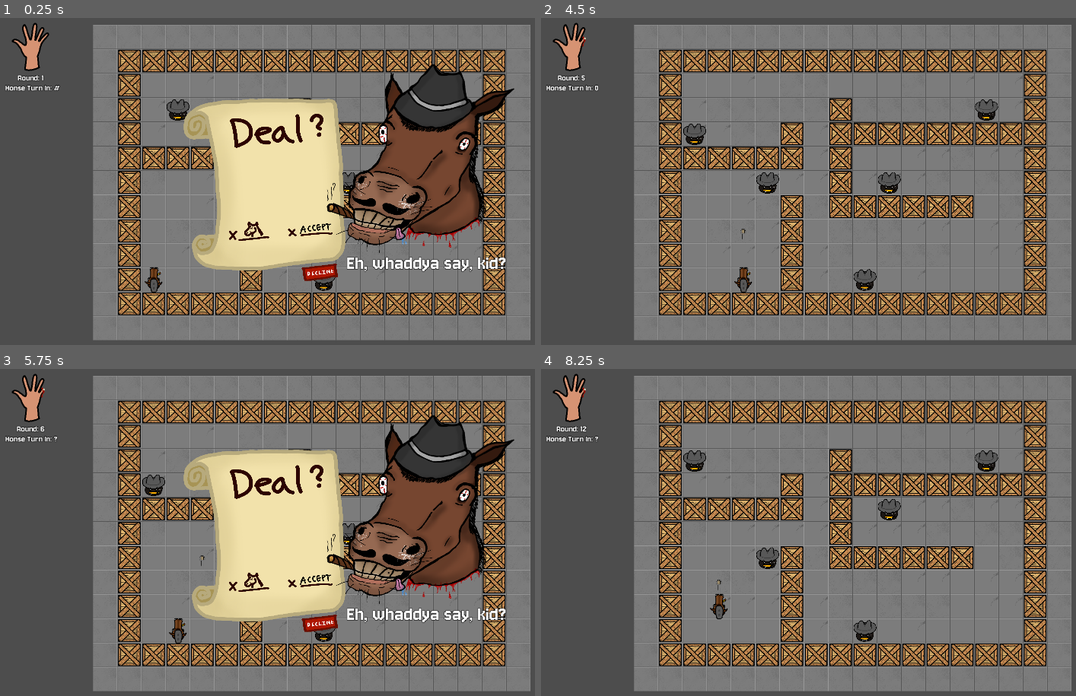
Above: before the commit, frames 1-4 (two rows, left to right).
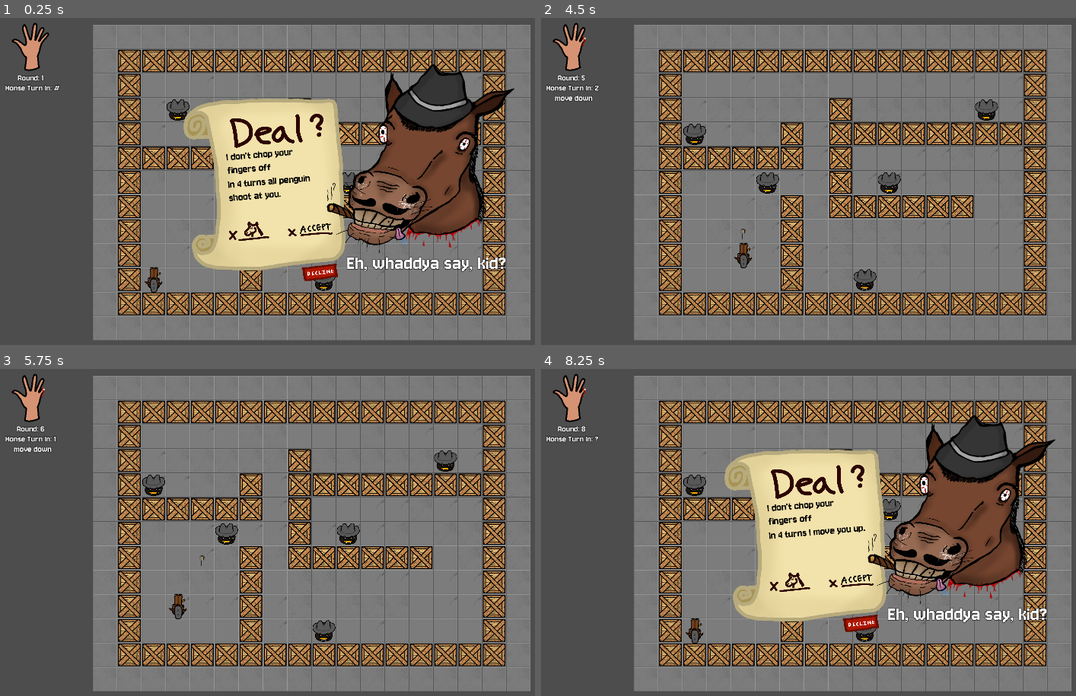
Above: after the commit, the same moments.

Repository: AT0M1X/TheHorseheadPact
Game: Godot game, scene res://scenes/intro_scene/intro_scene.tscn
Same seed, same stepped clock (60 frames per second), same inputs: the game is played once before the commit and once after it. Video files are missing from this copy of the repository; at most half a second of black plays in their place.
Inputs (mouse positions are in pixels of both pictures, inside the frame that each line leads up to):
- Up to frame 1 (0.25 s): no input
- Up to frame 2 (4.5 s): click (862, 273) at 0.5 s; tap Enter at 1.25, 3.5 s; hold D (move_right) 1.28-2.03 s; hold Space (shoot) 1.28-2.03 s; hold S (move_down) 2.03-2.75 s; tap Space (shoot) at 2.1, 4.35 s; click (856, 227) at 2.75 s; hold D (move_right) 3.53-4.28 s; hold Space (shoot) 3.53-4.28 s; hold W (move_up) from 4.28 s (still down)
- Up to frame 3 (5.75 s): tap Enter at 5 s; release W (move_up) at 5.03 s; hold A (move_left) from 5.03 s (still down); hold Space (shoot) from 5.03 s (still down)
- Up to frame 4 (8.25 s): release A (move_left) at 5.75 s; release Space (shoot) at 5.75 s; click (856, 578) at 5.77 s; tap Space (shoot) at 6.5, 6.6, 8.1 s; hold A (move_left) 6.53-7.28 s; hold S (move_down) 7.28-8.03 s; hold Space (shoot) 7.28-8.03 s; hold D (move_right) from 8.03 s (still down)

The runs differ from the first frame. In frame 1, 0.5% of the frame differs, in the area x 42-59%, y 40-57%; in frame 2, 0.4%; in frame 3, 24%; in frame 4, 25%, in the area x 2-97%, y 14-84%.

Commit message:
death scene

Diff:
--- a/autoload/DealManager.gd
+++ b/autoload/DealManager.gd
@@ -2,7 +2,7 @@
 
 var deal_list = ["All shoot", "move down", "move up", "move right", "move left"]
 var deal_to_pick = 0
-var deal_turn_modifier = 5
+var deal_turn_modifier = 7
 var deal_accepted_flag = false
 var current_deal
 var next_forced_turn
@@ -20,6 +20,7 @@
 func pick_deal():
 	current_deal = deal_list[deal_to_pick]
 	deal_to_pick += 1
+	next_forced_turn = TurnManager.current_turn + randi_range(2, 5)
 	reset_deals()
 
 func reset_deals():
@@ -28,8 +29,8 @@
 
 func do_deal_event_turn(turn_number):
 	if not deal_accepted_flag and (turn_number % deal_turn_modifier + randi_range(-2, 2) == 0):
+		pick_deal()
 		deal_event_start.emit()
-		pick_deal()
 		return true
 	else:
 		return false
@@ -46,7 +47,6 @@
 
 func deal_accepted():
 	deal_accepted_flag = true
-	next_forced_turn = TurnManager.current_turn + randi_range(2, 5)
 	deal_event_accepted.emit()
 	deal_event_end.emit()
 	deal_event_next_action.emit(current_deal)
@@ -57,9 +57,12 @@
 	deal_event_declined.emit()
 	deal_event_end.emit()
 	TurnManager.emit_to_ui()
+	next_forced_turn = 0
 
 	fingers -= 1
 	TurnManager.update_finger_counter.emit(fingers)
+	if fingers == 0:
+		TurnManager.player_die()
 
 func forced_turn_completed():
 	call_deferred("emit_signal", "forced_turn_end")
--- a/autoload/TurnManager.gd
+++ b/autoload/TurnManager.gd
@@ -76,7 +76,6 @@
 
 	await process_enemies()
 
-
 	end_turn()
 
 func end_turn():
@@ -113,7 +112,9 @@
 		return
 
 	game_over = true
-	emit_signal("player_died")
+	DealManager.fingers = 5
+	update_finger_counter.emit(DealManager.fingers)
+	player_died.emit()
 
 func emit_to_ui():
 	update_turn_counter.emit(current_turn)
--- a/scenes/user_interface/UserInterface.tscn
+++ b/scenes/user_interface/UserInterface.tscn
@@ -20,6 +20,11 @@
 outline_size = 5
 outline_color = Color(0, 0, 0, 1)
 
+[sub_resource type="LabelSettings" id="LabelSettings_iuafk"]
+font = ExtResource("7_aovcg")
+font_size = 200
+font_color = Color(1, 0.2, 0.2, 1)
+
 [sub_resource type="StyleBoxEmpty" id="StyleBoxEmpty_1l8s8"]
 
 [sub_resource type="StyleBoxEmpty" id="StyleBoxEmpty_pikq3"]
@@ -30,8 +35,14 @@
 outline_size = 5
 outline_color = Color(0, 0, 0, 1)
 
-[node name="User Interface" type="CanvasLayer"]
+[sub_resource type="LabelSettings" id="LabelSettings_xhgdr"]
+font = ExtResource("7_aovcg")
+font_size = 36
+font_color = Color(0, 0, 0, 1)
+
+[node name="User Interface" type="CanvasLayer" node_paths=PackedStringArray("deal_lable")]
 script = ExtResource("1_xfl3k")
+deal_lable = NodePath("UI Root/Deal/Label/Label/Label")
 
 [node name="UI Root" type="Control" parent="."]
 layout_mode = 3
@@ -78,6 +89,45 @@
 offset_bottom = 290.0
 label_settings = SubResource("LabelSettings_aovcg")
 horizontal_alignment = 1
+
+[node name="Death" type="TextureRect" parent="UI Root"]
+offset_left = -745.0
+offset_top = -113.0
+offset_right = 1830.0
+offset_bottom = 733.0
+texture = ExtResource("4_pikq3")
+expand_mode = 1
+
+[node name="ColorRect" type="ColorRect" parent="UI Root/Death"]
+layout_mode = 1
+anchors_preset = 8
+anchor_left = 0.5
+anchor_top = 0.5
+anchor_right = 0.5
+anchor_bottom = 0.5
+offset_left = -969.5
+offset_top = -444.0
+offset_right = 1241.5
+offset_bottom = 493.0
+grow_horizontal = 2
+grow_vertical = 2
+color = Color(0, 0, 0, 1)
+
+[node name="Label" type="Label" parent="UI Root/Death"]
+layout_mode = 1
+anchors_preset = 8
+anchor_left = 0.5
+anchor_top = 0.5
+anchor_right = 0.5
+anchor_bottom = 0.5
+offset_left = -20.0
+offset_top = -11.5
+offset_right = 20.0
+offset_bottom = 11.5
+grow_horizontal = 2
+grow_vertical = 2
+text = "You died!!"
+label_settings = SubResource("LabelSettings_iuafk")
 
 [node name="Deal" type="TextureRect" parent="UI Root"]
 layout_mode = 1
@@ -168,6 +218,26 @@
 text = "Eh, whaddya say, kid?"
 label_settings = SubResource("LabelSettings_acf64")
 
+[node name="Label" type="Label" parent="UI Root/Deal/Label"]
+layout_mode = 0
+offset_left = -383.0
+offset_top = -317.0
+offset_right = -30.0
+offset_bottom = -218.0
+rotation = -0.0839935
+text = "I don't chop your
+fingers off"
+label_settings = SubResource("LabelSettings_xhgdr")
+
+[node name="Label" type="Label" parent="UI Root/Deal/Label/Label"]
+layout_mode = 0
+offset_left = -2.31648
+offset_top = 87.1128
+offset_right = 315.684
+offset_bottom = 237.113
+label_settings = SubResource("LabelSettings_xhgdr")
+autowrap_mode = 3
+
 [node name="Audio" type="AudioStreamPlayer2D" parent="."]
 
 [node name="AudioListener" type="AudioListener2D" parent="."]
--- a/scripts/user_interface/UserInterface.gd
+++ b/scripts/user_interface/UserInterface.gd
@@ -7,8 +7,11 @@
 @onready var accept_button: Button = $"UI Root/Deal/Accept Deal"
 @onready var decline_button: Button = $"UI Root/Deal/Decline Deal"
 @onready var deal: TextureRect = $"UI Root/Deal"
+@onready var death: TextureRect = $"UI Root/Death"
 
 @onready var audio = $Audio
+
+@export var deal_lable: Label
 
 var sound_break_finger = preload("res://assets/sound/av.wav")
 var sound_deal = preload("res://assets/sound/What do you say.wav")
@@ -25,12 +28,14 @@
 
 func _ready():
 	_hide_deal()
+	death.visible = false
 
 	TurnManager.connect("update_finger_counter", _update_finger_counter)
 	TurnManager.connect("update_turn_counter", _update_turn_counter)
 	TurnManager.connect("update_honse_counter", _update_honse_counter)
 	DealManager.connect("deal_event_start", _show_deal)
 	DealManager.connect("deal_event_next_action", _update_honse_action)
+	TurnManager.player_died.connect(_show_death)
 
 func _update_finger_counter(finger_count):
 	_set_icon_by_index(5 - finger_count)
@@ -53,6 +58,7 @@
 		finger_counter.texture = fingers[index]
 
 func _show_deal():
+	_deal_text_update()
 	deal.visible = true
 	accept_button.visible = true
 	decline_button.visible = true
@@ -76,3 +82,21 @@
 	#audio.pitch_scale = randf_range(0.9, 1.1)
 	audio.stream = audio_stream
 	audio.play()
+
+func _show_death():
+	_hide_deal()
+	death.visible = true
+
+func _deal_text_update():
+	deal_lable.text = "In %s" % (DealManager.next_forced_turn - TurnManager.current_turn) + " turns"
+	match DealManager.current_deal:
+		"All shoot":
+			deal_lable.text = deal_lable.text + " all penguin shoot at you."
+		"move up":
+			deal_lable.text = deal_lable.text + " I move you up."
+		"move down":
+			deal_lable.text = deal_lable.text + " I move you down."
+		"move right":
+			deal_lable.text = deal_lable.text + " I move you right."
+		"move left":
+			deal_lable.text = deal_lable.text + " I move you left."
Not shown, added: Sounds/intro.wav.import
Not shown: 1 places in scenes/user_interface/UserInterface.tscn that only renumber resources
Not shown, added: Sounds/intro.wav
